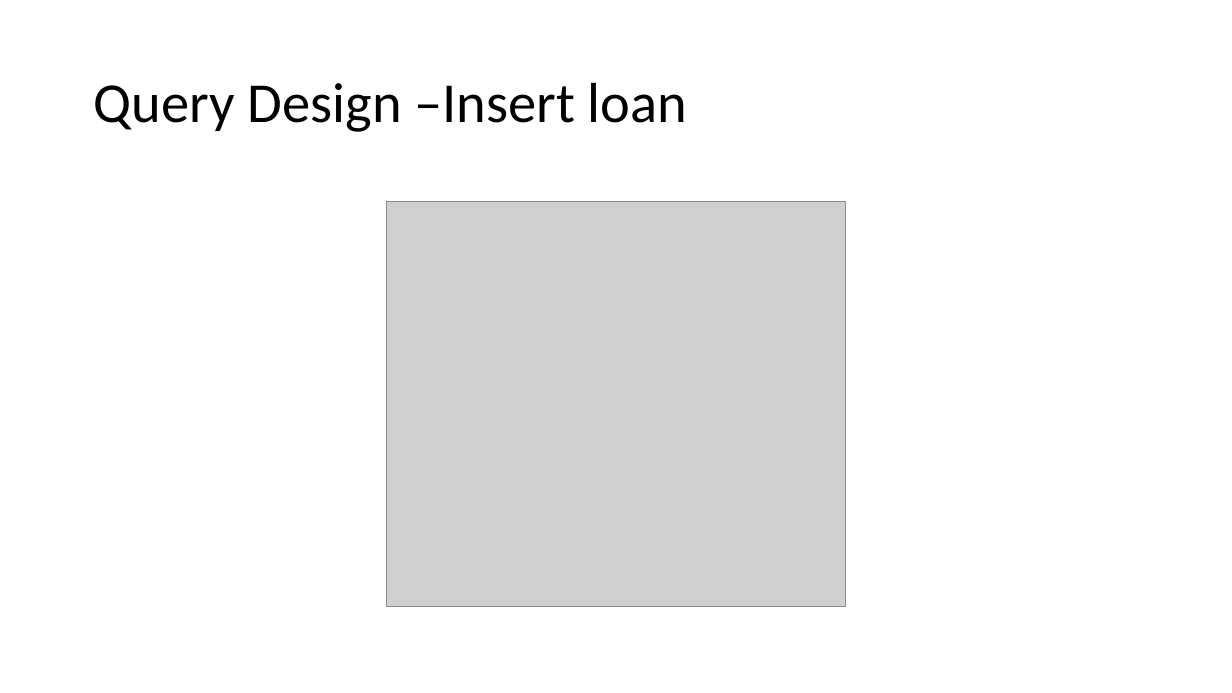
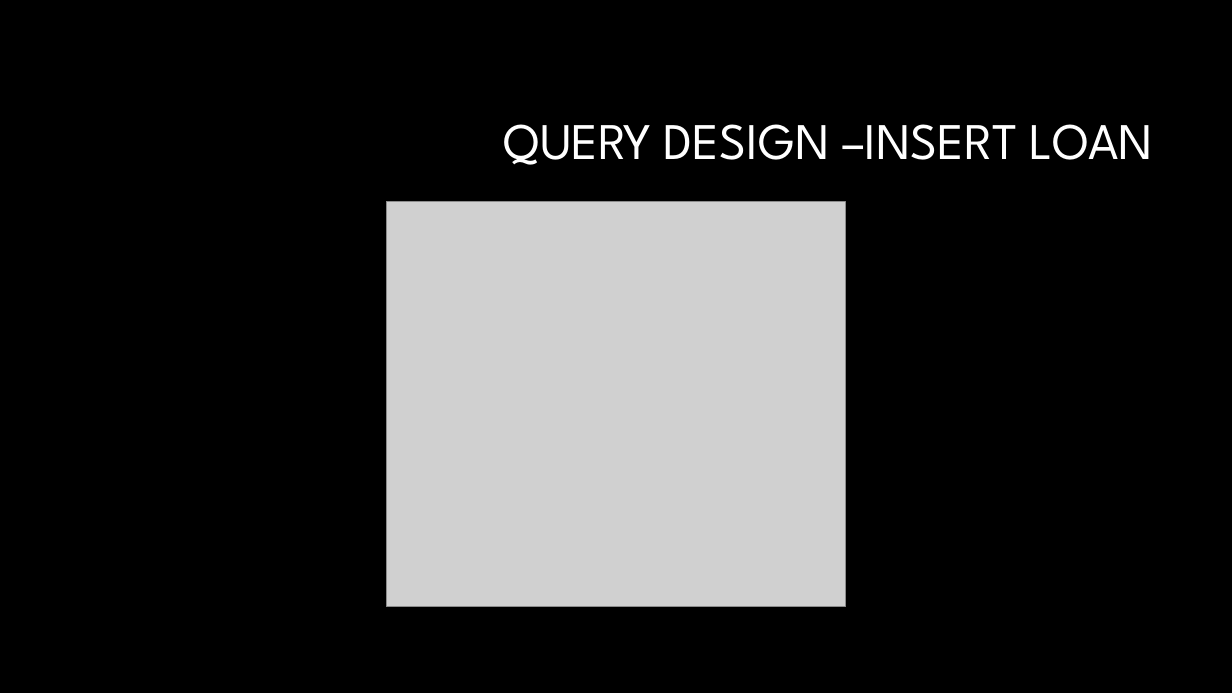
Before and after one commit to AndreasRichardsen/gtl_project, a slide deck: slide 8 of presentation material/Exam Presentation.pptx. Drawn at 1232x693 pixels with LibreOffice and Linux fonts; fonts in the diff are those of the drawing; grey boxes stand for pictures; background and template pictures are left out. Boxes give left, top, right and bottom in pixels: in the first picture for what was removed or moved away, otherwise in the second. Text is boxed around its words. In the diff, an @@ line names an element or a change of style, - is before the commit and + after.

```diff
--- a/presentation material/Exam Presentation.pptx
+++ b/presentation material/Exam Presentation.pptx
@@ background #FFFFFF to #000000 @@
@@ title at bbox=[504, 124, 1153, 165]: text changed; size 44 to 40 pt; font Calibri to League Spartan; text colour #000000 to #FFFFFF @@
-Query Design –Insert loan
+QUERY DESIGN –INSERT LOAN
```
Also in this commit, not shown: 19 other slides changed, 2 slides added, 2 slides removed.
